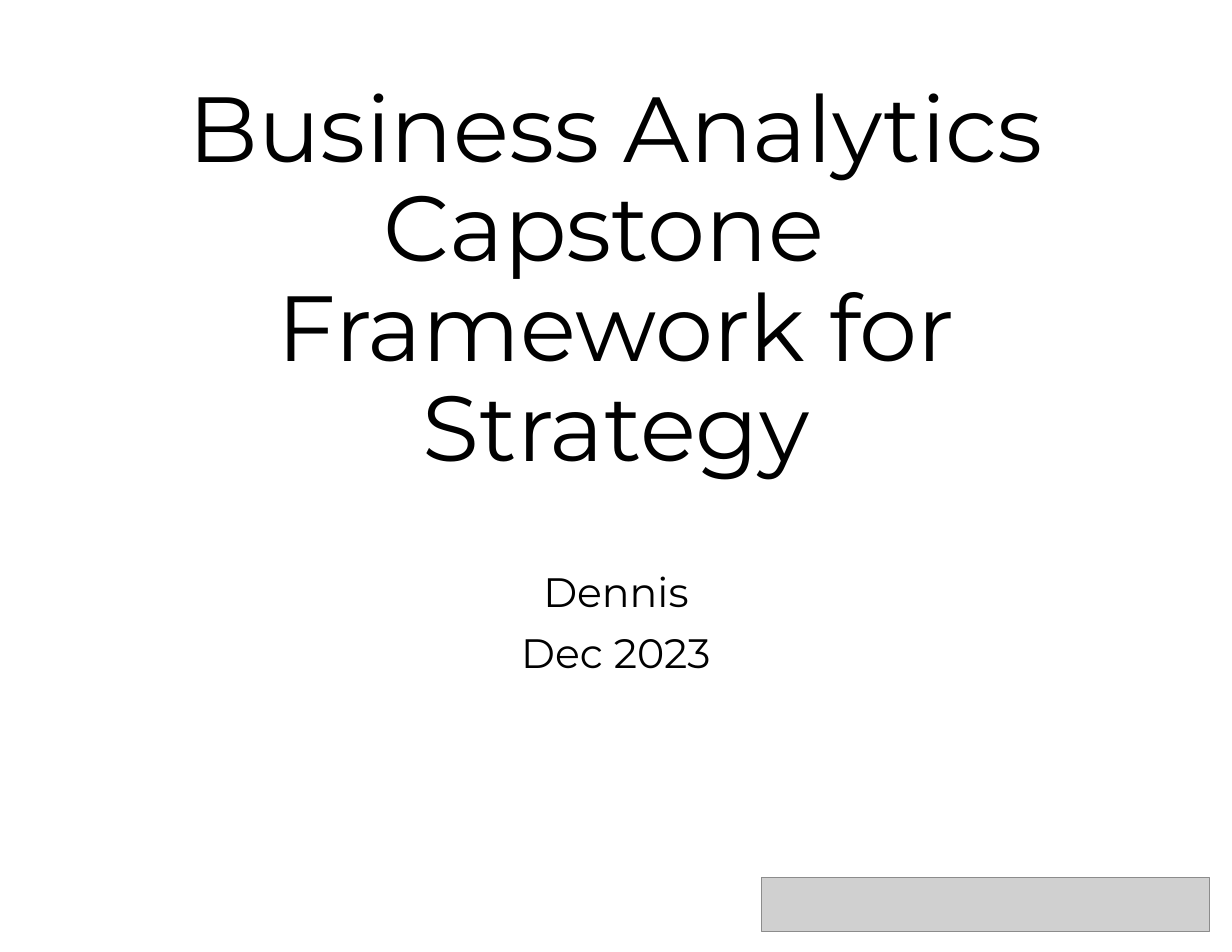
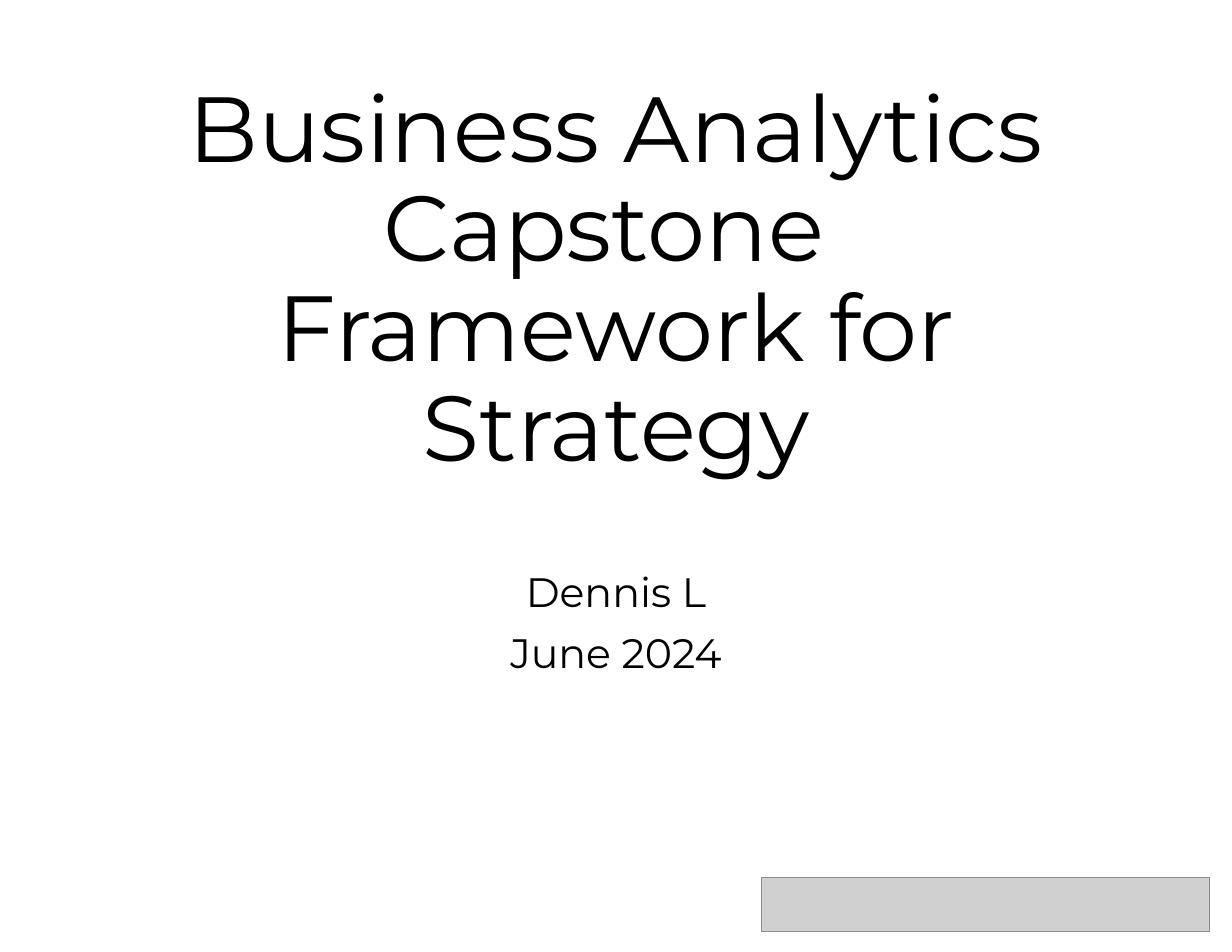
Before and after one commit to dennislamcv1/UPennBA, a slide deck: slide 1 of Business Analytics Capstone/Effects and Measurement Metrics.pptx. Drawn at 1232x952 pixels with LibreOffice and Linux fonts; fonts in the diff are those of the drawing; grey boxes stand for pictures. Boxes give left, top, right and bottom in pixels: in the first picture for what was removed or moved away, otherwise in the second. Text is boxed around its words. In the diff, an @@ line names an element or a change of style, - is before the commit and + after.

```diff
--- a/Business Analytics Capstone/Effects and Measurement Metrics.pptx
+++ b/Business Analytics Capstone/Effects and Measurement Metrics.pptx
@@ subtitle at (510, 576, 722, 669): text changed @@
-Dennis
-Dec 2023
+Dennis L
+June 2024
```
Also in this commit, not shown: 1 other slide changed, 1 other file.
